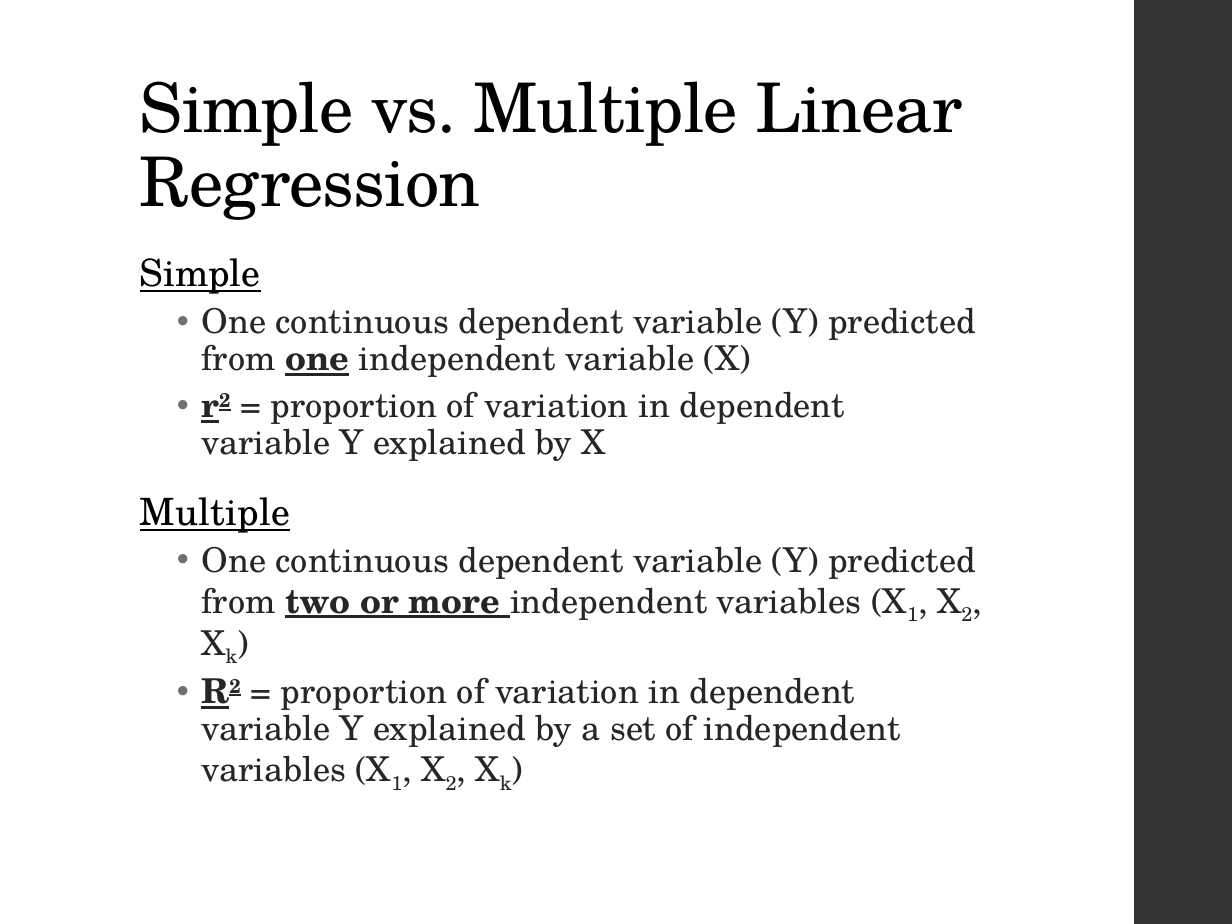
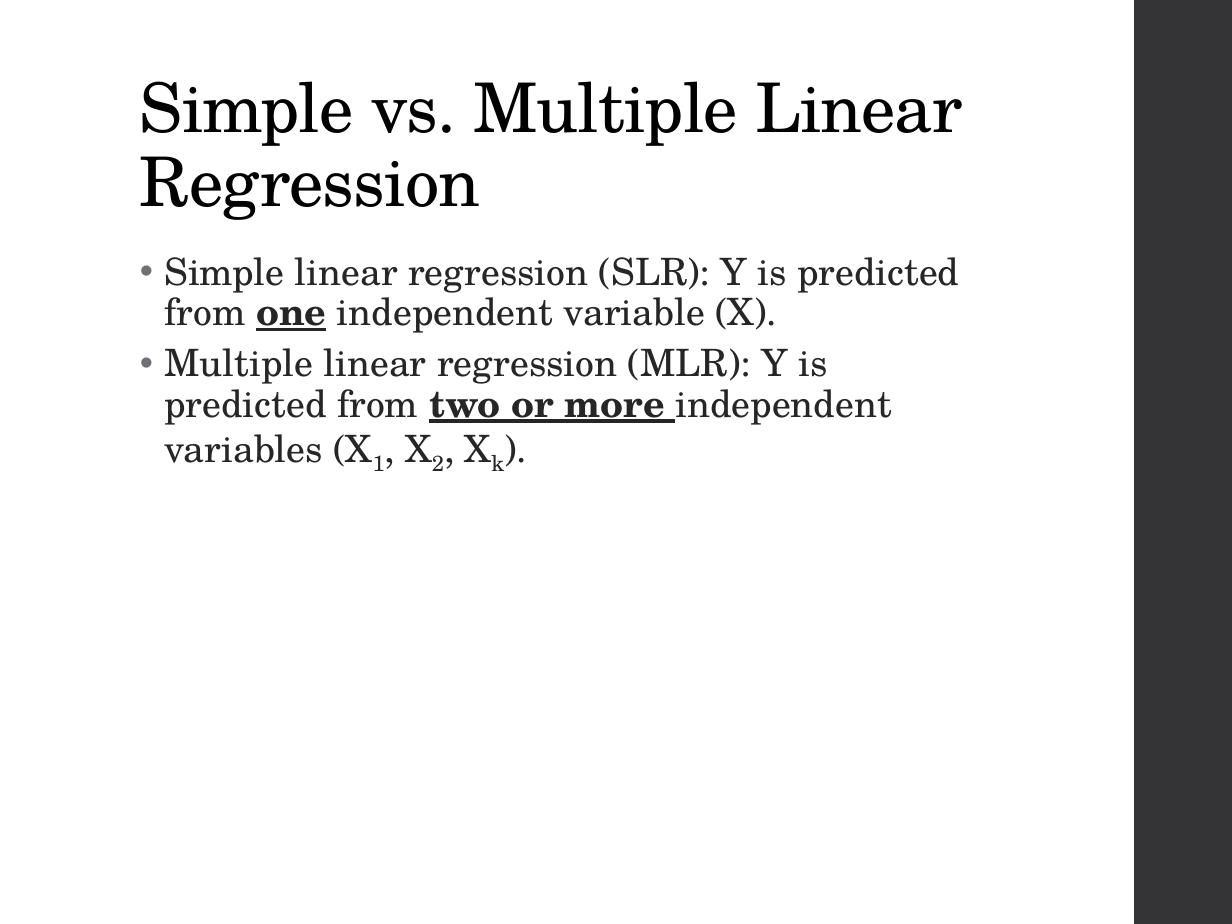
Before and after one commit to ncss-tech/stats_for_soil_survey, a slide deck: slide 5 of presentations/linear_regression/Linear_regression.pptx. Drawn at 1232x924 pixels with LibreOffice and Linux fonts; fonts in the diff are those of the drawing. Boxes give left, top, right and bottom in pixels: in the first picture for what was removed or moved away, otherwise in the second. Text is boxed around its words. In the diff, an @@ line names an element or a change of style, - is before the commit and + after.

```diff
--- a/presentations/linear_regression/Linear_regression.pptx
+++ b/presentations/linear_regression/Linear_regression.pptx
@@ text at box(164, 257, 959, 463): text changed; size 20 to 22 pt @@
-Simple
-  • One continuous dependent variable (Y) predicted from one independent variable (X)
-  • r2 = proportion of variation in dependent variable Y explained by X
-Multiple
-  • One continuous dependent variable (Y) predicted from two or more independent variables (X1, X2, Xk)
-  • R2 = proportion of variation in dependent variable Y explained by a set of independent variables (X1, X2, Xk)
+  • Simple linear regression (SLR): Y is predicted from one independent variable (X).
+  • Multiple linear regression (MLR): Y is predicted from two or more independent variables (X1, X2, Xk).
```
Also in this commit, not shown: 3 other slides changed, 2 slides added.
